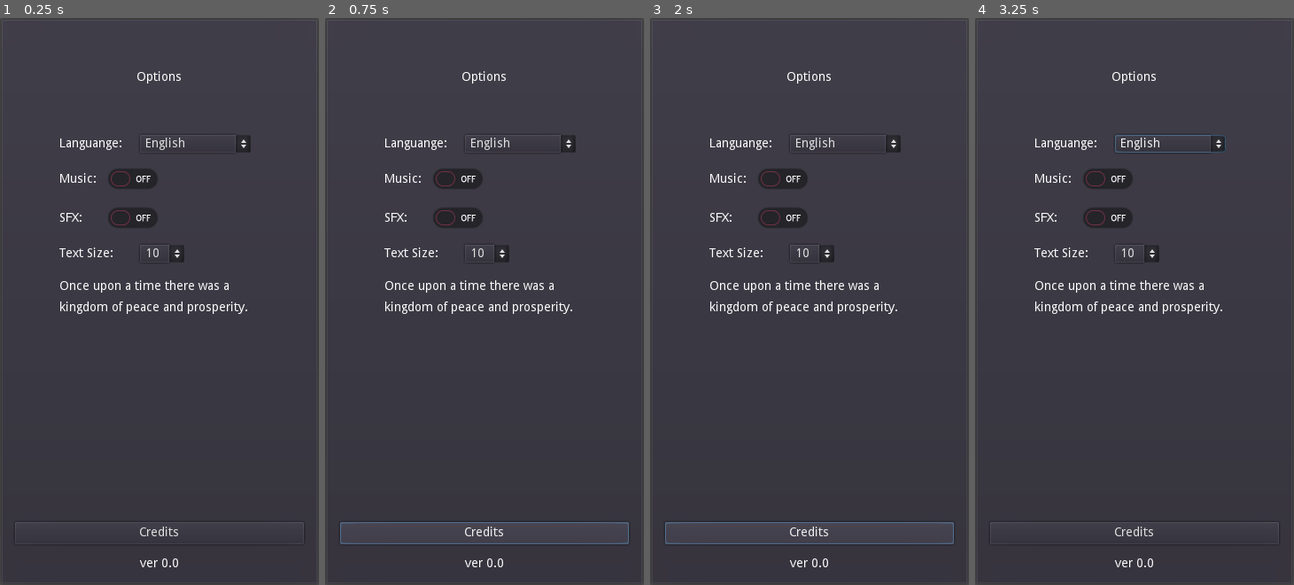
Above: before the commit, frames 1-4 (left to right).
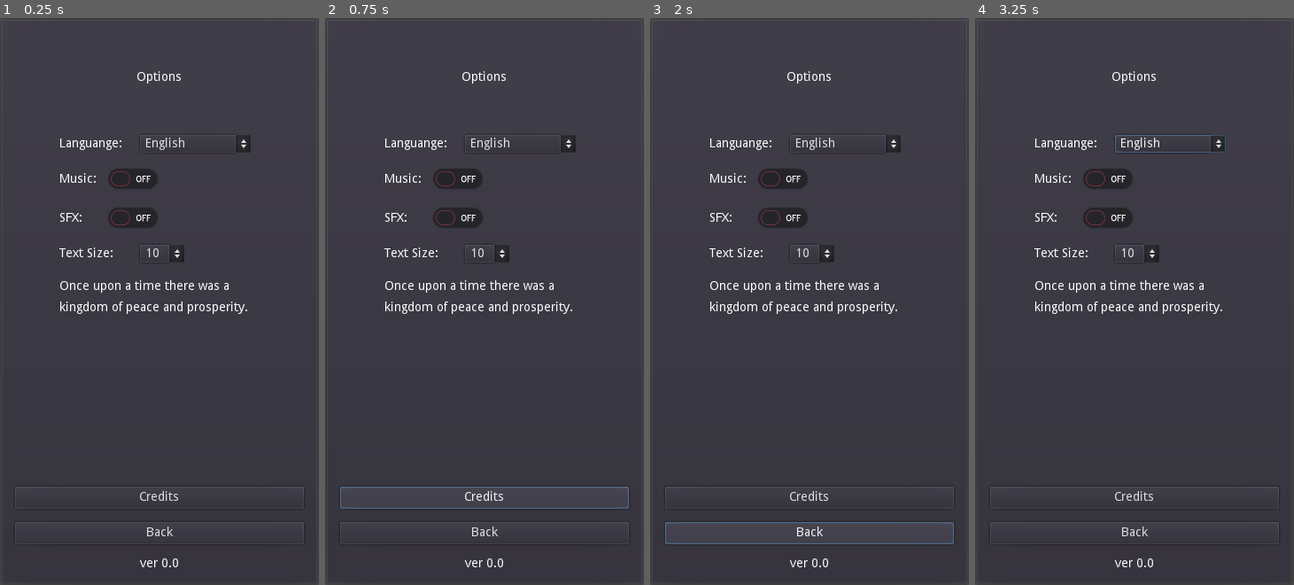
Above: after the commit, the same moments.

Repository: philipuriarte/A-Churchyard-of-Orphans
Game: Godot game, scene res://scenes/options_screen.tscn
Same seed, same stepped clock (60 frames per second), same inputs: the game is played once before the commit and once after it. This scene is started directly instead of the project's main scene.
Inputs (mouse positions are in pixels of both pictures, inside the frame that each line leads up to):
- Up to frame 1 (0.25 s): no input
- Up to frame 2 (0.75 s): click "Credits" at 0.5 s
- Up to frame 3 (2 s): click (809, 533) at 1.25 s, where only the run after the commit has a clickable "Back"
- Up to frame 4 (3.25 s): click "English" at 2 s; click (1108, 216) at 2.75 s

The runs differ from the first frame. In frame 1, 0.3% of the frame differs, in the area x 4-96%, y 82-92%; in frame 2, 0.9%, in the area x 4-96%, y 82-93%; in frame 3, 0.3%; in frame 4, 0.3%.

Commit message:
Add Back button to options_screen

Diff:
--- a/scenes/options_screen.tscn
+++ b/scenes/options_screen.tscn
@@ -33,7 +33,7 @@
 [node name="OptionsMargin" type="MarginContainer" parent="MarginContainer/MainCointainer"]
 margin_top = 115.0
 margin_right = 326.0
-margin_bottom = 537.0
+margin_bottom = 497.0
 size_flags_vertical = 3
 custom_constants/margin_right = 50
 custom_constants/margin_left = 50
@@ -41,7 +41,7 @@
 [node name="OptionsContainer" type="VBoxContainer" parent="MarginContainer/MainCointainer/OptionsMargin"]
 margin_left = 50.0
 margin_right = 276.0
-margin_bottom = 422.0
+margin_bottom = 382.0
 size_flags_vertical = 3
 custom_constants/separation = 10
 
@@ -137,11 +137,18 @@
 autowrap = true
 
 [node name="Credits" type="Button" parent="MarginContainer/MainCointainer"]
+margin_top = 512.0
+margin_right = 326.0
+margin_bottom = 537.0
+rect_min_size = Vector2( 0, 25 )
+text = "Credits"
+
+[node name="Back" type="Button" parent="MarginContainer/MainCointainer"]
 margin_top = 552.0
 margin_right = 326.0
 margin_bottom = 577.0
 rect_min_size = Vector2( 0, 25 )
-text = "Credits"
+text = "Back"
 
 [node name="BottomText" type="Label" parent="MarginContainer/MainCointainer"]
 margin_top = 592.0
